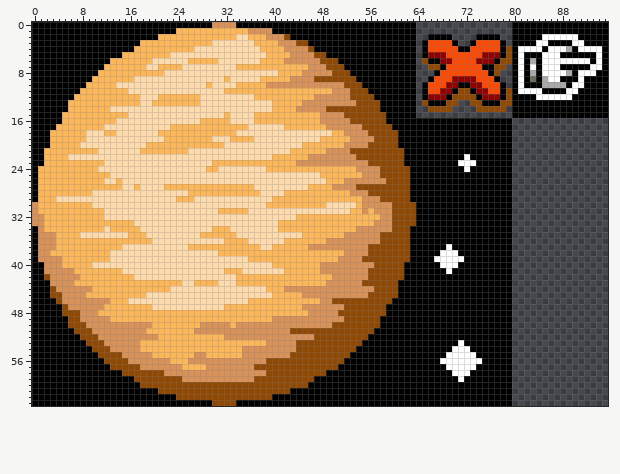
Sprite sheet -- dev/bitmaps/smenu.png. Above is the file before it was changed.
The file is 96x64 pixels.
Once edited:
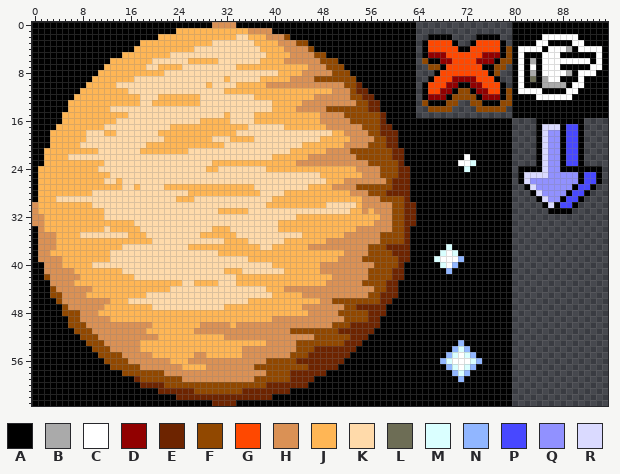
Palette (. is transparent): A #000000  B #aaaaaa  C #ffffff  D #910000  E #6d2400  F #914800  G #ff4800  H #da9155  J #ffb655  K #ffdaaa  L #6d6d55  M #daffff  N #91b6ff  P #4848ff  Q #9191ff  R #dadaff
The exact change:
The edit adds colour A in row 16 at x 84 to 91; in rows 17 to 23 at x 84, 88 and 91; in row 24 at x 81 to 84 and 88 to 94; in rows 25 to 26 at x 81, 91 and 94; in row 27 at x 82, 90 and 93; in row 28 at x 83, 89 and 92.
The edit adds colour A in row 29 at x 84, 88 and 91; in row 30 at x 85, 87 and 90; in row 31 at x 86 to 89.
Colour F gives way to colour E in row 10 at x 54; in row 11 at x 54 to 55; in row 12 at x 55 to 56; in rows 13 to 14 at x 56 to 57; in rows 15 to 16 at x 58; in row 17 at x 58 to 59.
Colour F gives way to colour E in row 18 at x 58 to 60; in rows 19 to 20 at x 59 to 60; in rows 21 to 22 at x 60 to 61; in row 23 at x 61; in rows 24 to 25 at x 61 to 62; in rows 26 to 27 at x 60 to 62.
Colour F gives way to colour E in row 28 at x 59 to 62; in row 29 at x 62; in rows 30 to 33 at x 62 to 63; in rows 34 to 36 at x 62; in row 37 at x 59 to 62; in row 38 at x 60 to 62.
Colour F gives way to colour E in row 39 at x 61 to 62; in row 40 at x 61; in rows 41 to 42 at x 60 to 61; in rows 43 to 44 at x 59 to 60; in row 45 at x 58 to 60; in row 46 at x 58 to 59.
Colour F gives way to colour E in row 47 at x 54 to 58; in row 48 at x 56 to 58; in row 49 at x 56 to 57; in row 50 at x 53 to 57; in row 51 at x 51 to 56; in row 52 at x 53 to 55.
Colour F gives way to colour E in row 53 at x 52 to 54; in row 54 at x 47 to 53; in row 55 at x 46 to 52; in row 56 at x 44 to 51; in row 57 at x 46 to 50; in row 58 at x 43 to 48.
Colour F gives way to colour E in row 59 at x 17 and 43 to 46; in row 60 at x 18 to 21 and 39 to 45; in row 61 at x 21 to 26 and 35 to 42; in row 62 at x 24 to 39; in row 63 at x 30 to 33.
Colour C gives way to colour M in row 23 at x 73; in row 24 at x 72; in row 37 at x 69; in row 38 at x 68 and 70; in row 39 at x 67; in row 40 at x 68.
Colour C gives way to colour M in row 54 at x 71; in row 55 at x 70 and 72; in row 56 at x 69 and 73; in row 57 at x 70 and 72; in row 58 at x 71.
Colour C gives way to colour N in row 39 at x 71; in row 40 at x 70; in row 41 at x 69; in row 53 at x 71; in row 54 at x 70 and 72; in row 55 at x 69 and 73.
Colour C gives way to colour N in row 56 at x 68 and 74; in row 57 at x 69 and 73; in row 58 at x 70 and 72; in row 59 at x 71.
The edit adds colour P in rows 17 to 23 at x 89 to 90; in rows 25 to 26 at x 92 to 93; in row 27 at x 91 to 92; in row 28 at x 90 to 91; in row 29 at x 89 to 90; in row 30 at x 88 to 89.
The edit adds colour Q in rows 18 to 24 at x 86 to 87; in row 25 at x 86 to 90; in row 26 at x 83 to 90; in row 27 at x 84 to 89; in row 28 at x 85 to 88; in row 29 at x 86 to 87.
The edit adds colour R in row 17 at x 85 to 87; in rows 18 to 24 at x 85; in row 25 at x 82 to 85; in row 26 at x 82; in row 27 at x 83; in row 28 at x 84.
The edit adds colour R in row 29 at x 85; in row 30 at x 86.
Pixel boxes of the changes (left, top, right, bottom) in both pictures:
changed: (134, 82, 482, 406)
added: (518, 118, 602, 214)
